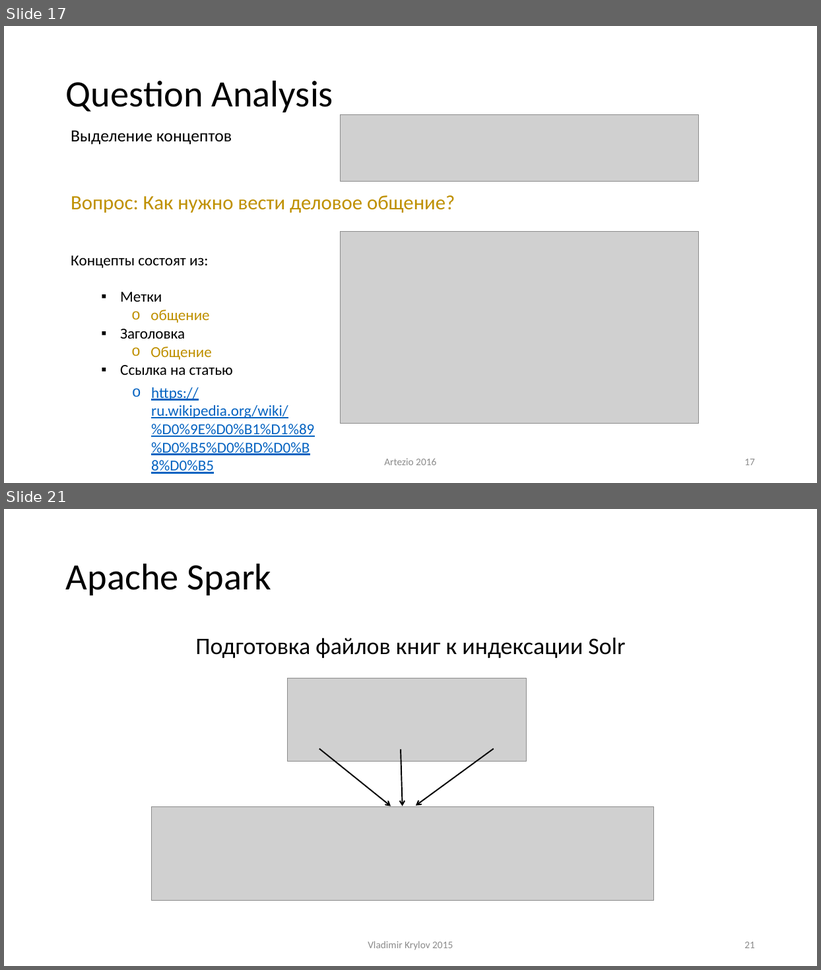
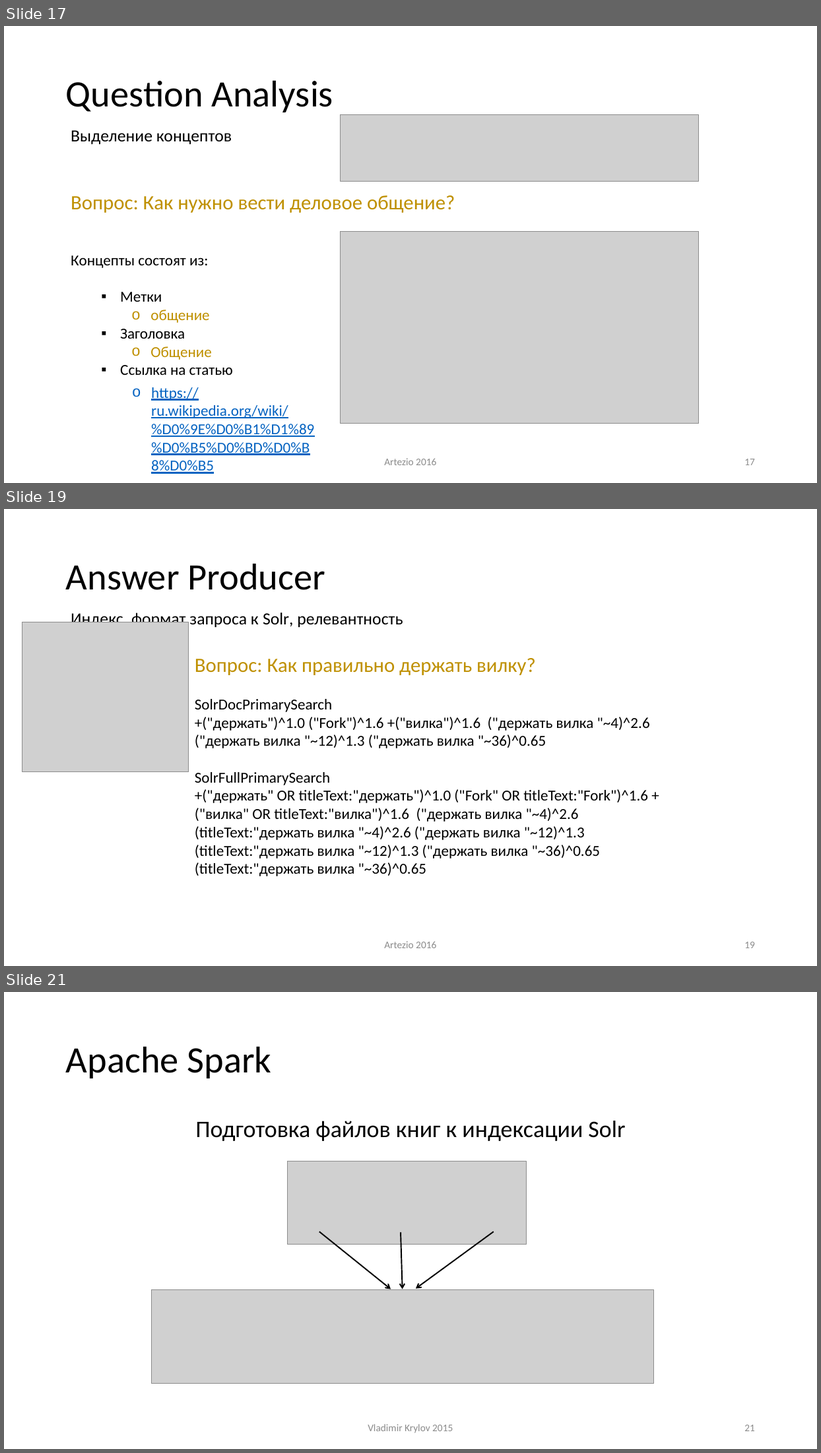
Before and after one commit to ike3/yodaqa, a slide deck: doc/Presentation.pptx. Shown one above the other, each under a label of ours: slides 17 and 21 before the commit, slides 17, 19 and 21 after it; the slides between them are not shown. The pictures are 821x970 and 821x1453 pixels, drawn with LibreOffice and Linux fonts; fonts in the diff are those of the drawing; grey boxes stand for pictures. Boxes give left, top, right and bottom in pixels: in the first picture for what was removed or moved away, otherwise in the second. Text is boxed around its words. In the diff, an @@ line names an element or a change of style, - is before the commit and + after.

```diff
--- a/doc/Presentation.pptx
+++ b/doc/Presentation.pptx
@@ slide 19 added at [4, 509, 817, 966], background #FFFFFF @@
@@ title added at [66, 563, 325, 590], 44 pt, text #000000 @@
+Answer Producer
@@ picture added at [22, 622, 189, 772] @@
@@ text added at [71, 611, 403, 627], 20 pt, text #000000 @@
+Индекс, формат запроса к Solr, релевантность
@@ text added at [195, 658, 650, 877], 18 pt, text #000000 @@
+Вопрос: Как правильно держать вилку?
+SolrDocPrimarySearch
++("держать")^1.0 ("Fork")^1.6 +("вилка")^1.6 ("держать вилка "~4)^2.6 ("держать вилка "~12)^1.3 ("держать вилка "~36)^0.65
+SolrFullPrimarySearch
++("держать" OR titleText:"держать")^1.0 ("Fork" OR titleText:"Fork")^1.6 +("вилка" OR titleText:"вилка")^1.6 ("держать вилка "~4)^2.6 (titleText:"держать вилка "~4)^2.6 ("держать вилка "~12)^1.3 (titleText:"держать вилка "~12)^1.3 ("держать вилка "~36)^0.65 (titleText:"держать вилка "~36)^0.65
@@ text added at [384, 941, 436, 949], 12 pt, text #8C8C8C @@
+Artezio 2016
@@ page number added at [745, 942, 755, 949], 12 pt, text #8C8C8C @@
+19
```
Also in this commit, not shown: 2 other slides added.
